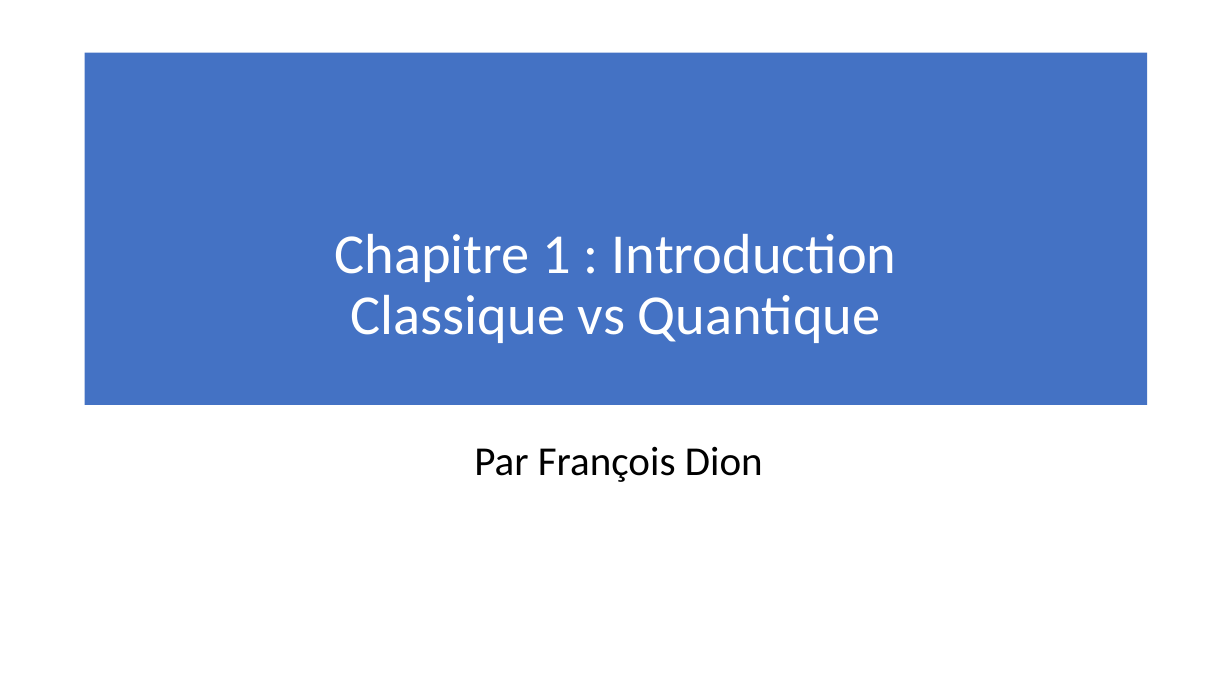
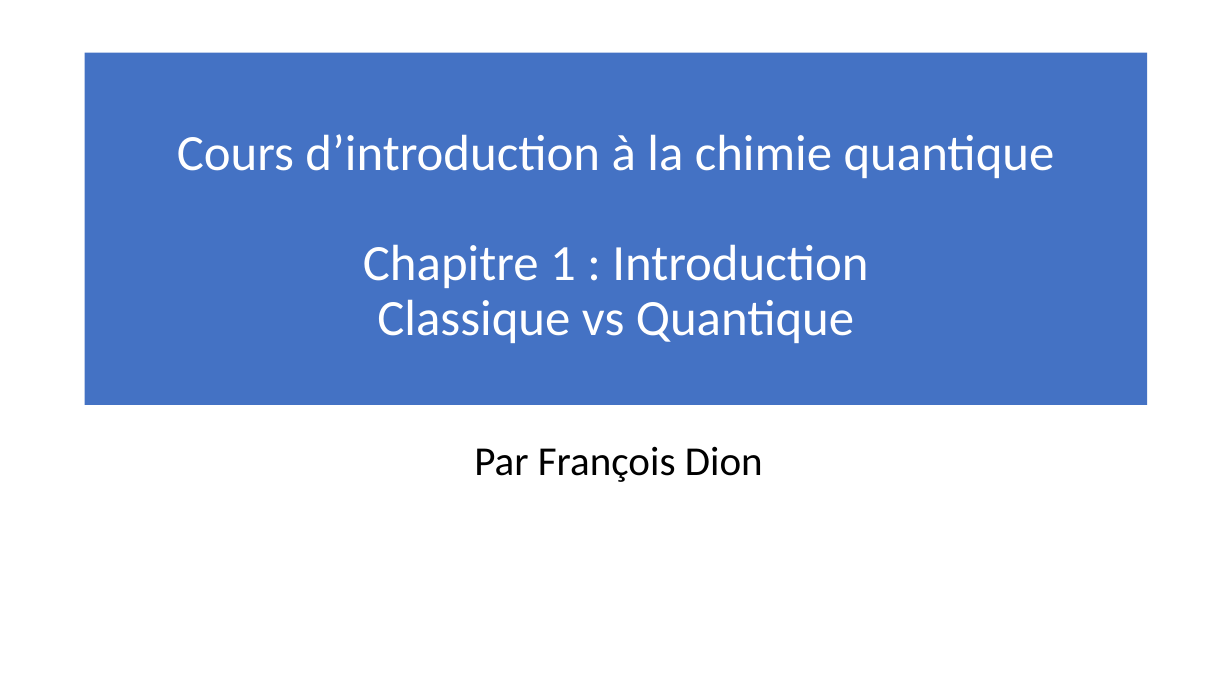
Before and after one commit to meitnerium/theochem, a slide deck: slide 1 of FR/1_Introduction/Introduction.pptx. Drawn at 1232x693 pixels with LibreOffice and Linux fonts; fonts in the diff are those of the drawing. Boxes give left, top, right and bottom in pixels: in the first picture for what was removed or moved away, otherwise in the second. Text is boxed around its words. In the diff, an @@ line names an element or a change of style, - is before the commit and + after.

```diff
--- a/FR/1_Introduction/Introduction.pptx
+++ b/FR/1_Introduction/Introduction.pptx
@@ title at (177, 134, 1055, 343): text changed; size 44 to 39.6 pt @@
-Chapitre 1 : Introduction
-Classique vs Quantique
+Cours d’introduction à la chimie quantique
+Chapitre 1 : Introduction
+Classique vs Quantique
```
Also in this commit, not shown: 6 other slides changed, 1 slide added, 11 other files.
